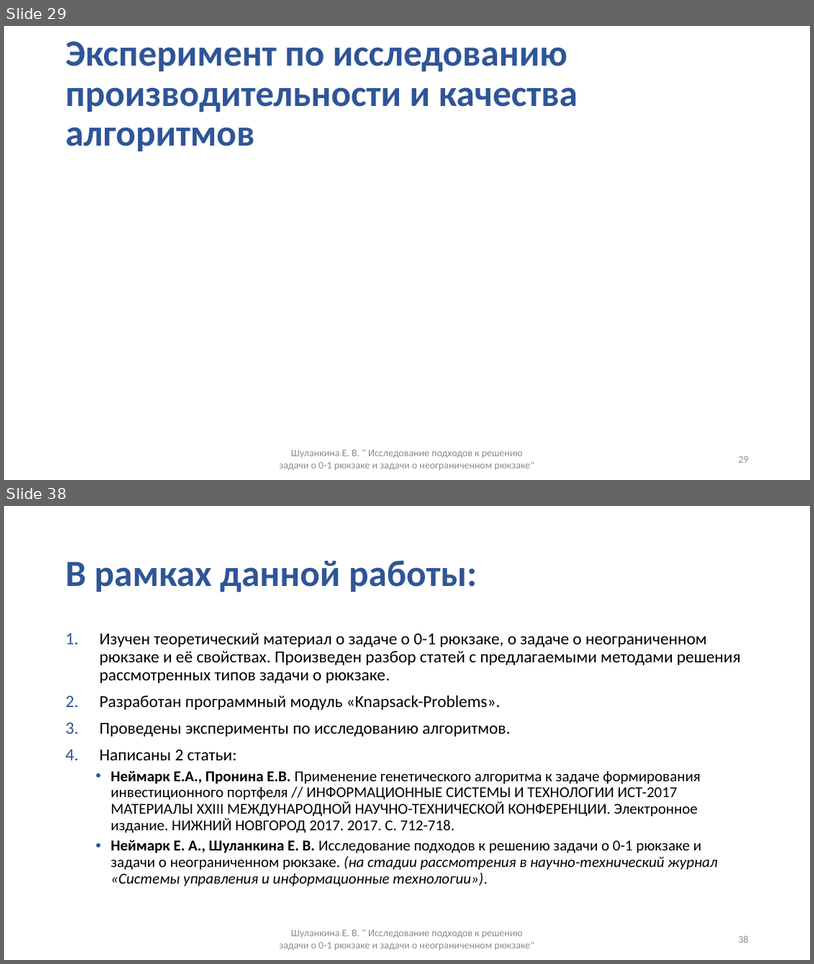
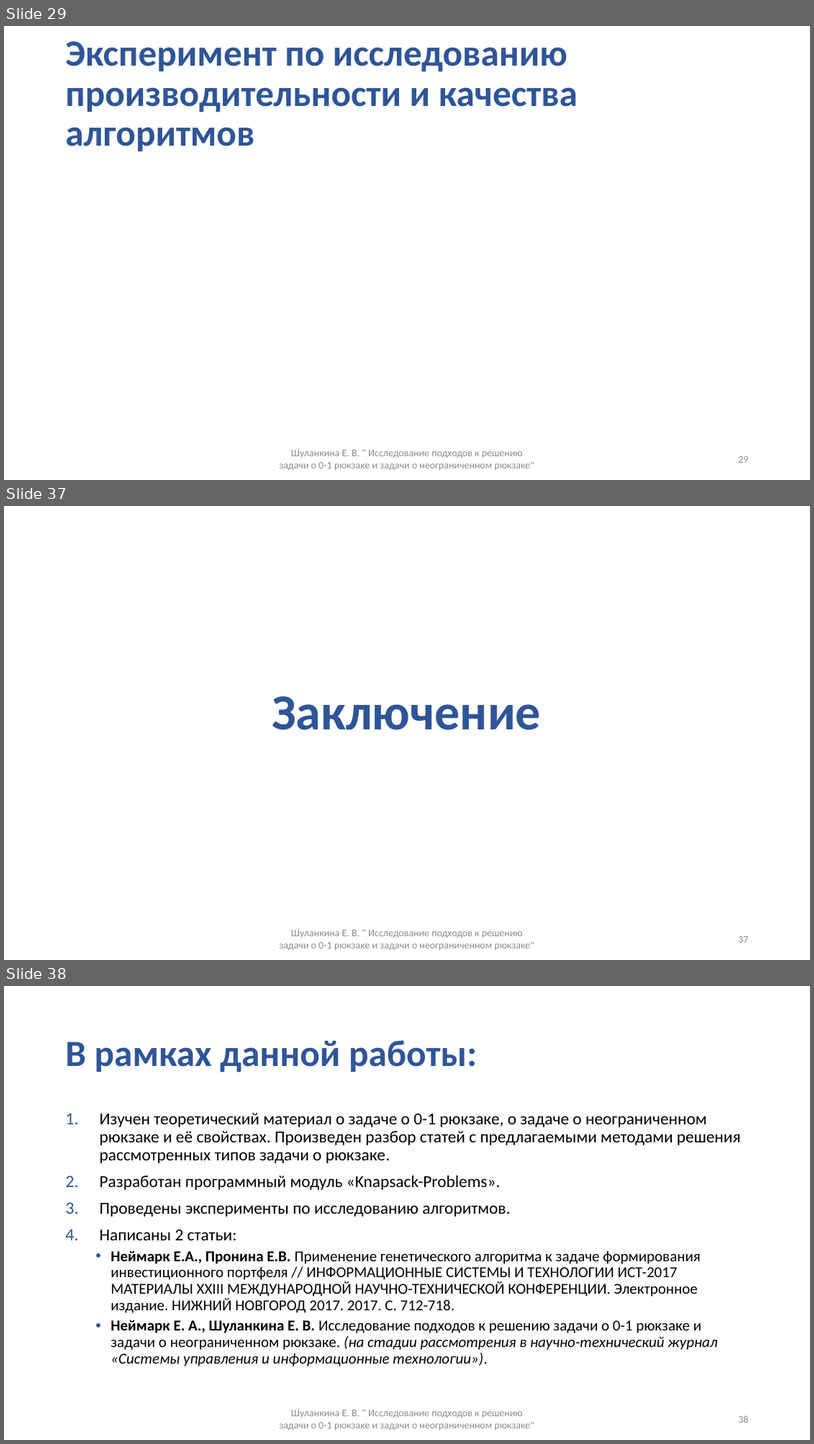
Before and after one commit to ElizJogar/Knapsack-Problems, a slide deck: docs/master_diploma.pptx. Shown one above the other, each under a label of ours: slides 29 and 38 before the commit, slides 29, 37 and 38 after it; the slides between them are not shown. The pictures are 814x964 and 814x1444 pixels, drawn with LibreOffice and Linux fonts; fonts in the diff are those of the drawing; grey boxes stand for pictures. Boxes give left, top, right and bottom in pixels: in the first picture for what was removed or moved away, otherwise in the second. Text is boxed around its words. In the diff, an @@ line names an element or a change of style, - is before the commit and + after.

```diff
--- a/docs/master_diploma.pptx
+++ b/docs/master_diploma.pptx
@@ slide 37 added at (4, 506, 810, 960), background #FFFFFF @@
@@ title added at (272, 696, 541, 730), 60 pt, text #2F5597, bold @@
+Заключение
@@ text added at (279, 929, 534, 950), 12 pt, text #8C8C8C @@
+Шуланкина Е. В. " Исследование подходов к решению задачи о 0-1 рюкзаке и задачи о неограниченном рюкзаке"
@@ page number added at (738, 936, 748, 942), 12 pt, text #8C8C8C @@
+37
```
Also in this commit, not shown: 7 slides changed, 1 slide removed, 1 other file.
